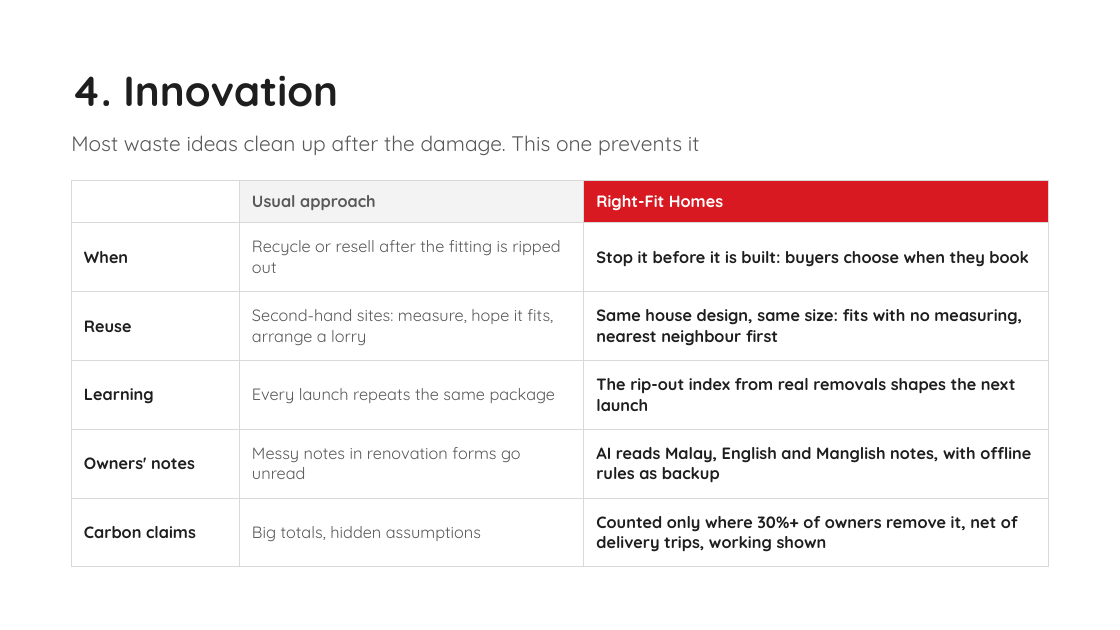
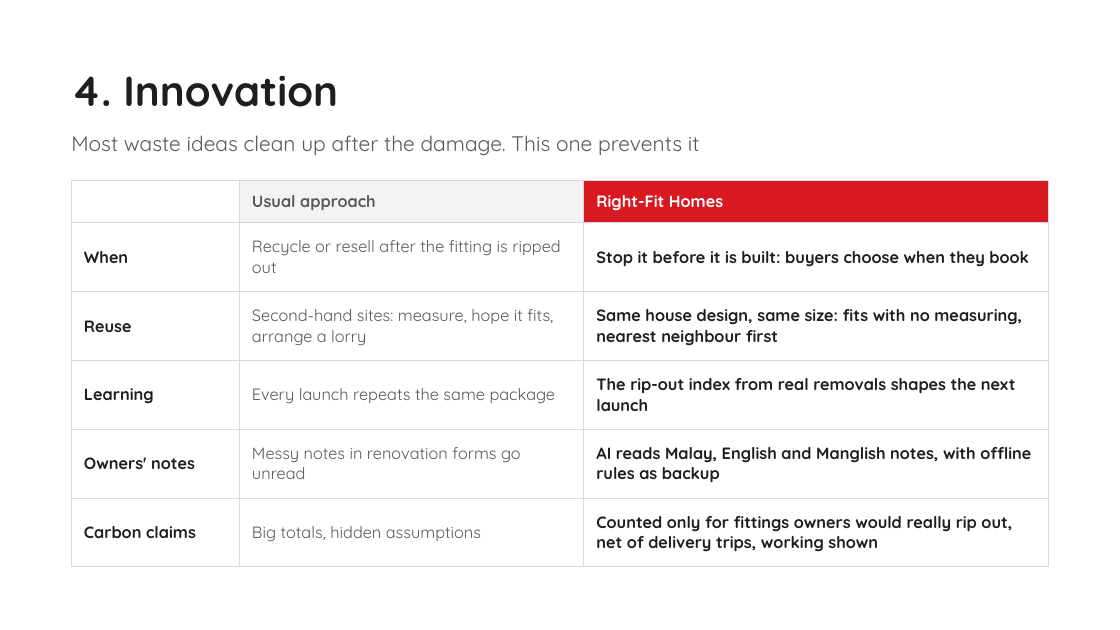
Before and after one commit to Jayden-Jarred/Sime-Darby-Hackathon, a slide deck: slide 6 of docs/Right-Fit-Homes-Pitch.pptx. Drawn at 1120x630 pixels with LibreOffice and Linux fonts; fonts in the diff are those of the drawing; background and template pictures are left out. Boxes give left, top, right and bottom in pixels: in the first picture for what was removed or moved away, otherwise in the second. Text is boxed around its words. In the diff, an @@ line names an element or a change of style, - is before the commit and + after.

```diff
--- a/docs/Right-Fit-Homes-Pitch.pptx
+++ b/docs/Right-Fit-Homes-Pitch.pptx
@@ table at <box>71,181,1049,556</box> @@
-row 6, column 3: Counted only where 30%+ of owners remove it, net of delivery trips, working shown
+row 6, column 3: Counted only for fittings owners would really rip out, net of delivery trips, working shown
```
Also in this commit, not shown: 4 other slides changed.
